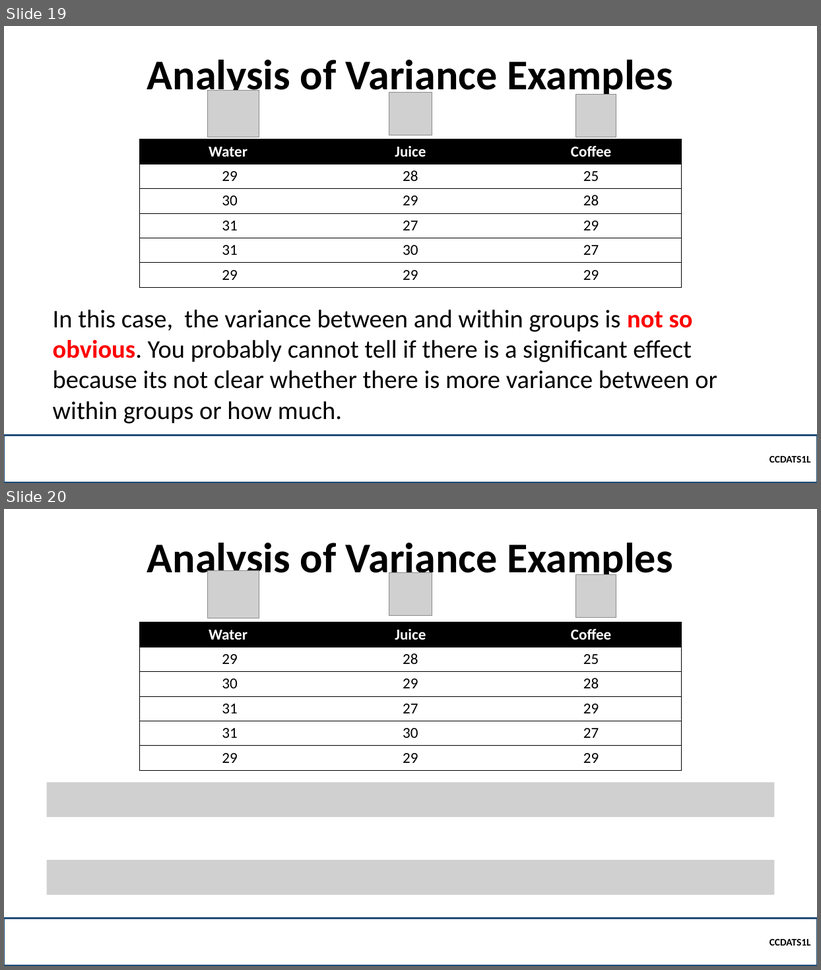
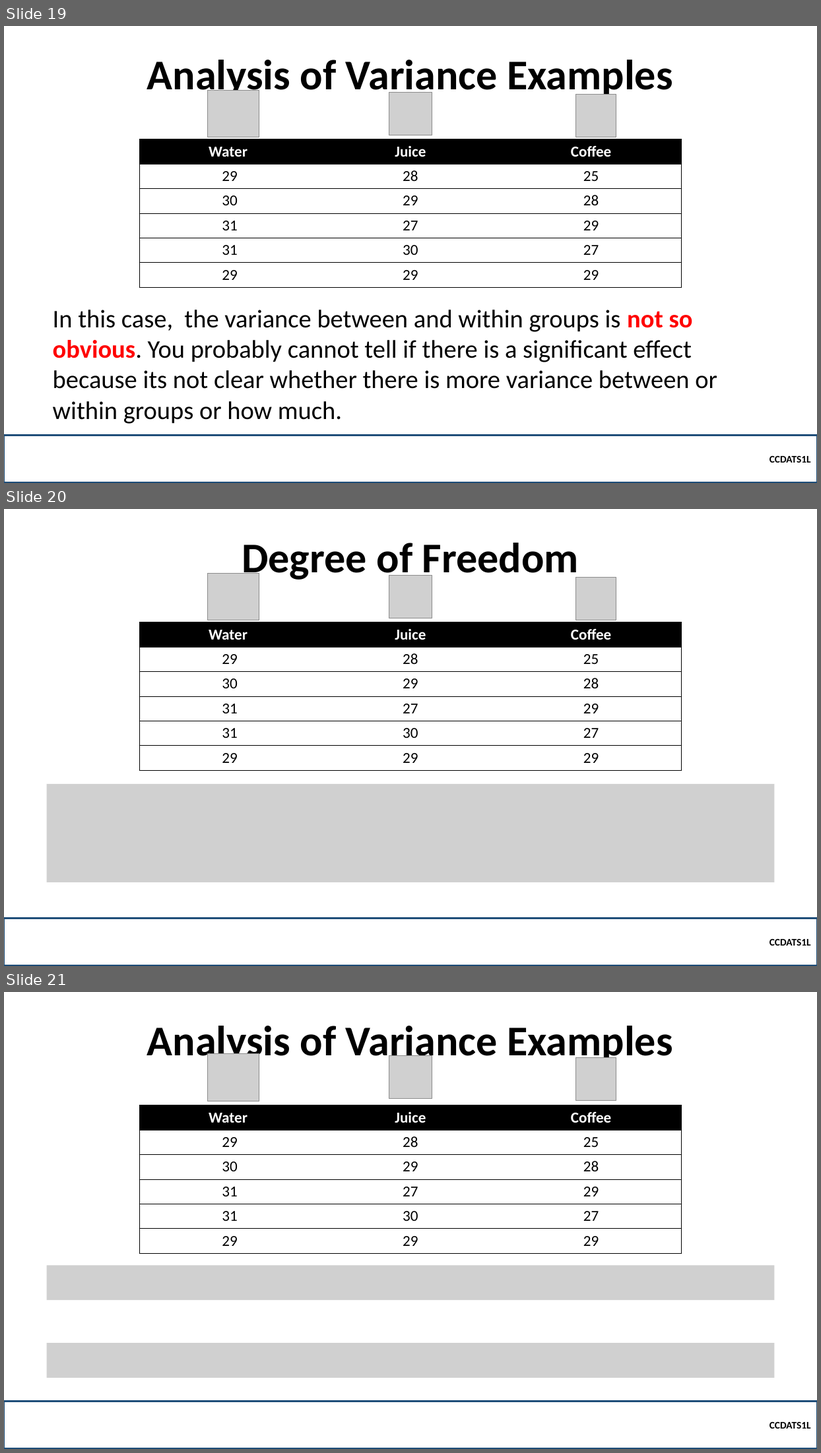
Before and after one commit to robitussin/CCDATS1L, a slide deck: 10 - Statistical Inference Tests/Analysis of Variance.pptx. Shown one above the other, each under a label of ours: slides 19 and 20 before the commit, slides 19, 20 and 21 after it. The pictures are 821x970 and 821x1453 pixels, drawn with LibreOffice and Linux fonts; fonts in the diff are those of the drawing; grey boxes stand for pictures; background and template pictures are left out. Boxes give left, top, right and bottom in pixels: in the first picture for what was removed or moved away, otherwise in the second. Text is boxed around its words. In the diff, an @@ line names an element or a change of style, - is before the commit and + after.

```diff
--- a/10 - Statistical Inference Tests/Analysis of Variance.pptx
+++ b/10 - Statistical Inference Tests/Analysis of Variance.pptx
@@ slide 20 added at box(4, 509, 817, 966), background picture (left out) @@
@@ title added at box(242, 543, 579, 582), 50 pt, text #000000, bold @@
+Degree of Freedom
@@ picture added at box(208, 573, 259, 620) @@
@@ picture added at box(389, 575, 432, 618) @@
@@ picture added at box(576, 578, 616, 621) @@
@@ table added at box(139, 623, 681, 770), 6 rows, 3 columns @@
+Water | Juice | Coffee
+29 | 28 | 25
+30 | 29 | 28
+31 | 27 | 29
+31 | 30 | 27
+29 | 29 | 29
@@ picture added at box(47, 784, 774, 883) @@
@@ rectangle added at box(4, 918, 817, 966), outline #1F4E79 2.25 pt, 12 pt, text #000000, bold @@
+  CCDATS1L
@@ what was slide 20 is now slide 21 @@
```
Also in this commit, not shown: 1 slide changed, 2 other slides added, 1 other file.
